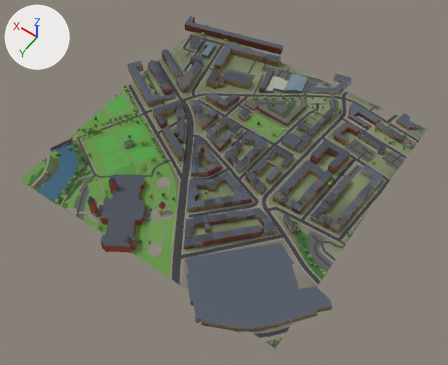
One commit to the glTF model glasgow-subway/data/city/city_4_3.glb: the scene before it, then after it.
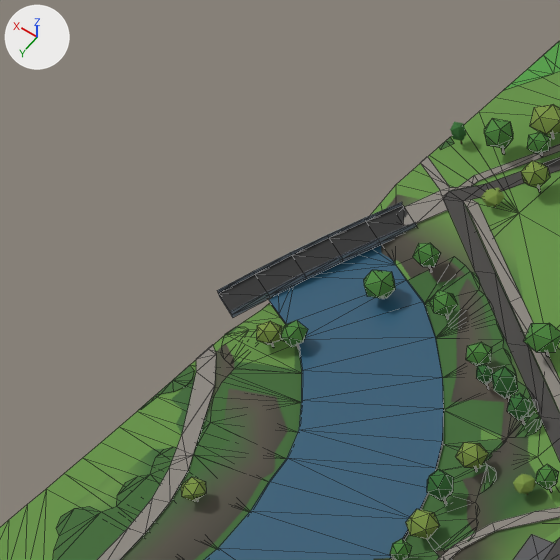
Each version appears first whole from a 50 mm lens placed at (-1744.0, 1322.0, 826.0), pointed at (-1369.0, 798.0, 2.0), and next in a close-up on the part from 5% to 20% of the width and 31% to 50% of the height. The axes (+X, +Y, +Z) are drawn at upper left. The lights are the same throughout. The last two pictures show the newer version. The close-ups show mesh edges as thin lines. Where no turn or scale is listed for an object, it has been applied to the vertices. Vertices at exactly the same position are counted once.

Objects in the first close-up: 'green_4_3', 'green_tree_a.035', 'green_tree_a.075', 'green_tree_b.013', 'green_tree_b.018', 'roads_4_3', 'terrain_4_3', 'water_4_3' and 19 more.
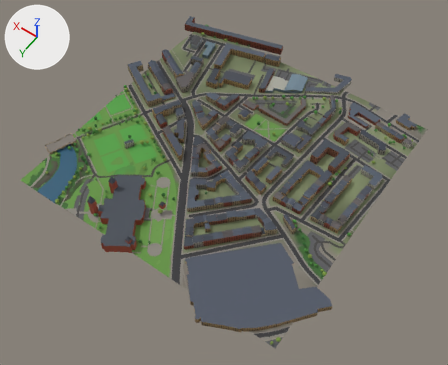
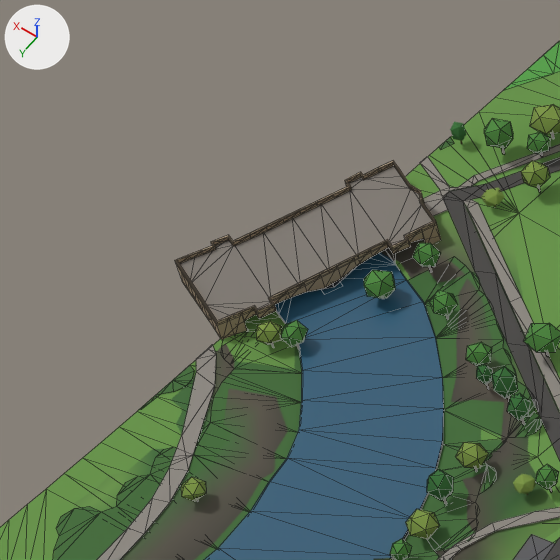
Where the newer file only moved an object's origin or applied its transform, the numbers keep the older frame.

Diff of the bpy script that builds the scene:
```diff
--- a/glasgow-subway/data/city/city_4_3.glb.py
+++ b/glasgow-subway/data/city/city_4_3.glb.py
@@ me_roads_4_3 @@
 # used by ob_roads_4_3; location = (-1345.0, 750.0, 23.7)
-me_roads_4_3.from_pydata(...)  # 2635 vertices, 2561 faces; spans x -255.0..255.0, y -250.0..250.0, z -9.0..9.0
+me_roads_4_3.from_pydata(...)  # 2866 vertices, 2805 faces; spans x -255.0..264.0, y -250.0..250.0, z -9.0..9.0
+# me_roads_4_3 part 1: the loose piece of 48 vertices spanning x 233.0..255.0, y 134.0..175.0, z -7.0..-4.0 is rebuilt with 237 vertices and now spans x 227.0..264.0, y 129.0..182.0, z -8.0..1.0, in mat_mat_bridge
+# me_roads_4_3 part 2: a new loose piece of 35 vertices spanning x 227.0..264.0, y 129.0..182.0, z -2.0..0.0, in mat_mat_road
+# other edits to the shape of me_roads_4_3 do not show in these pictures
 me_roads_4_3.materials.append(mat_mat_road)
```

Boxes (x1, y1, x2, y2) around the edits, measured in the close-ups (560 x 560 px):
part 1 of me_roads_4_3, rebuilt (33% wider, 55% taller)
    before: (217, 202, 417, 318)
    after: (175, 160, 441, 340)
part 2 of me_roads_4_3, added
    after: (180, 166, 433, 321)
